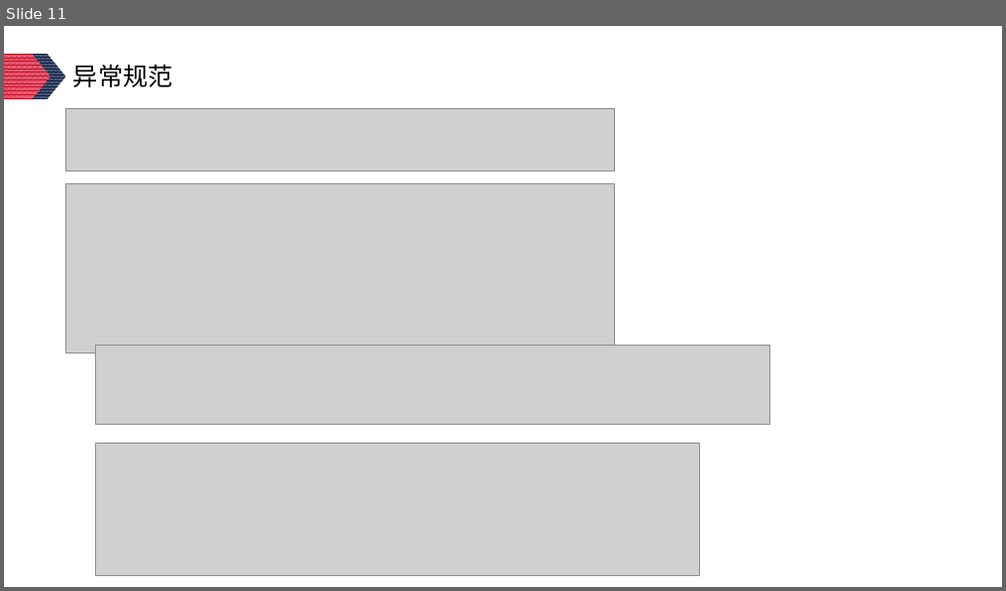
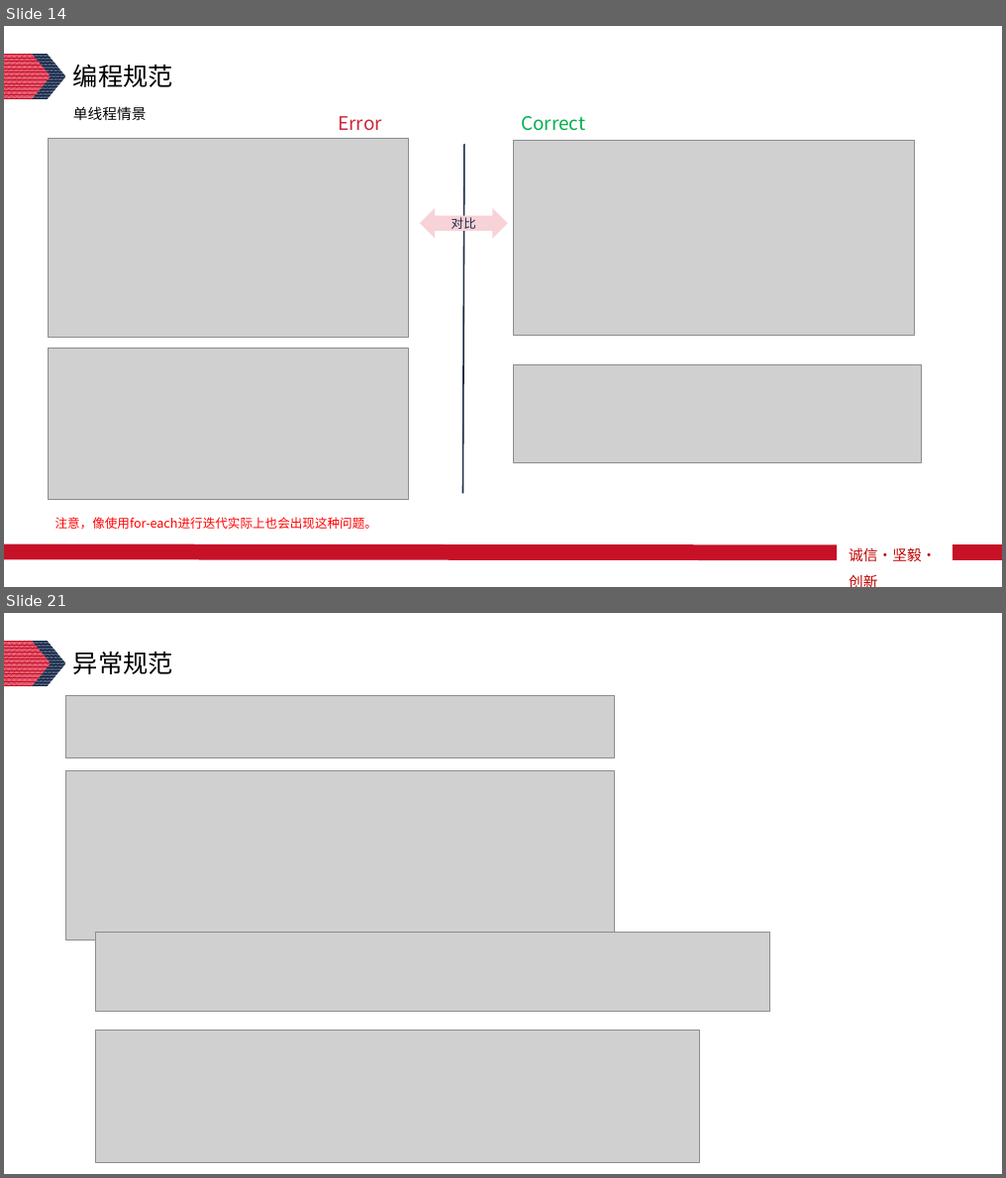
Before and after one commit to Lunzqd/codingProtocol, a slide deck: java开发手册知识分享-李龙.pptx. Shown one above the other, each under a label of ours: slide 11 before the commit, slides 14 and 21 after it; the slides between them are not shown. The pictures are 1006x591 and 1006x1178 pixels, drawn with LibreOffice and Linux fonts; fonts in the diff are those of the drawing; grey boxes stand for pictures. Boxes give left, top, right and bottom in pixels: in the first picture for what was removed or moved away, otherwise in the second. Text is boxed around its words. In the diff, an @@ line names an element or a change of style, - is before the commit and + after.

```diff
--- a/java开发手册知识分享-李龙.pptx
+++ b/java开发手册知识分享-李龙.pptx
@@ slide 14 added at (x1=4, y1=26, x2=1002, y2=587), background #FFFFFF; not listed: 2 template elements that a slide beside it also shows @@
@@ text added at (x1=73, y1=64, x2=173, y2=87), 24 pt, text #000000 @@
+编程规范
@@ text added at (x1=73, y1=106, x2=147, y2=121), 14 pt, text #000000 @@
+单线程情景
@@ picture added at (x1=48, y1=138, x2=408, y2=338) @@
@@ text added at (x1=338, y1=116, x2=381, y2=131), 18 pt, text #CF253B @@
+Error
@@ line added from (464, 144) to (463, 494), #1D2D46 1.5 pt @@
@@ picture added at (x1=514, y1=140, x2=915, y2=335) @@
@@ text added at (x1=521, y1=116, x2=585, y2=131), 18 pt, text #00B050 @@
+Correct
@@ left right arrow added at (x1=420, y1=208, x2=507, y2=238), fill #F7D2D7, 12 pt, text #1D2D46 @@
+对比
@@ picture added at (x1=48, y1=348, x2=408, y2=500) @@
@@ picture added at (x1=514, y1=366, x2=922, y2=463) @@
@@ text added at (x1=55, y1=517, x2=377, y2=529), 12 pt, text #FF0000 @@
+注意，像使用for-each进行迭代实际上也会出现这种问题。
@@ line added from (837, 553) to (4, 553), #C61127 15 pt @@
@@ text added at (x1=848, y1=548, x2=936, y2=563), 14 pt, text #C00000 @@
+诚信·坚毅·创新
@@ line added from (1002, 553) to (952, 553), #C61127 15 pt @@
@@ what was slide 11 is now slide 21 @@
```
Also in this commit, not shown: 5 slides changed, 9 other slides added, 1 other file.
